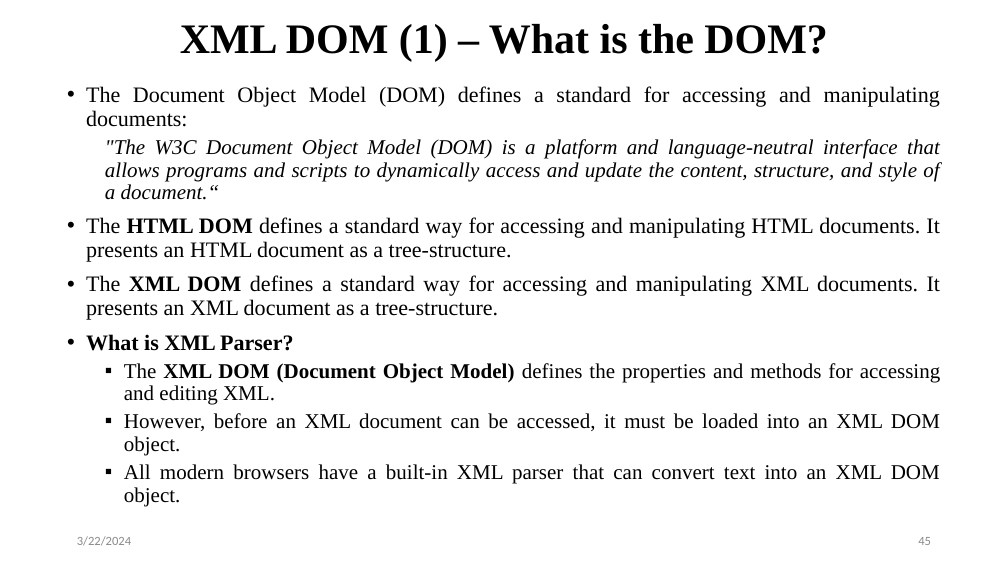
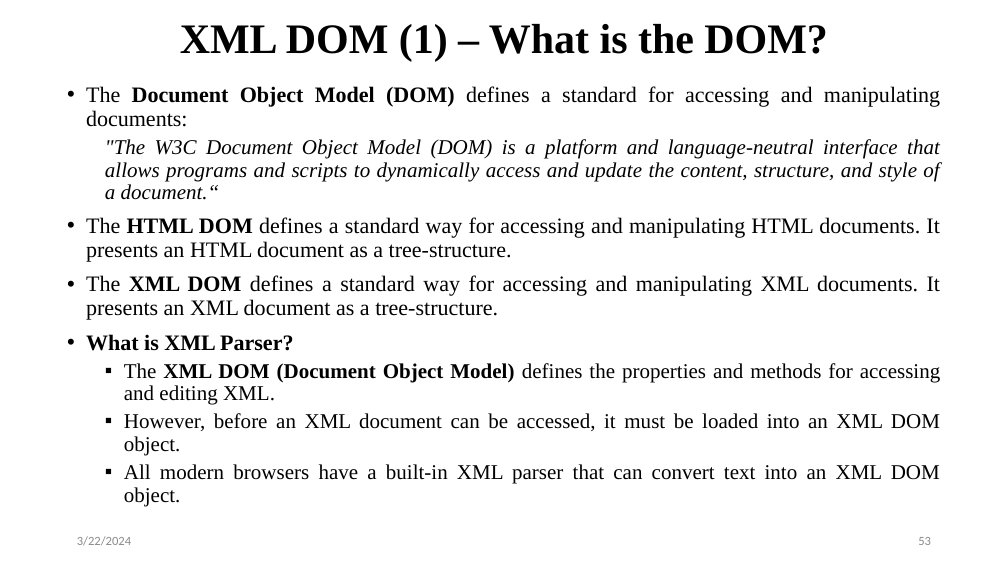
Before and after one commit to avinashmaskey22/BCA-3rd-WEB, a slide deck: slide 53 of Unit Three.pptx (slide 45 before the commit). Drawn at 1008x567 pixels with LibreOffice and Linux fonts; fonts in the diff are those of the drawing. Boxes give left, top, right and bottom in pixels: in the first picture for what was removed or moved away, otherwise in the second. Text is boxed around its words. In the diff, an @@ line names an element or a change of style, - is before the commit and + after.

```diff
--- a/Unit Three.pptx
+++ b/Unit Three.pptx
@@ text at box(86, 86, 940, 127): bold on in "Document Object Model (DOM)" @@
@@ page number at box(918, 537, 931, 545): text changed @@
-45
+53
```
Also in this commit, not shown: 1 other slide changed, 8 slides added, 2 other files.
